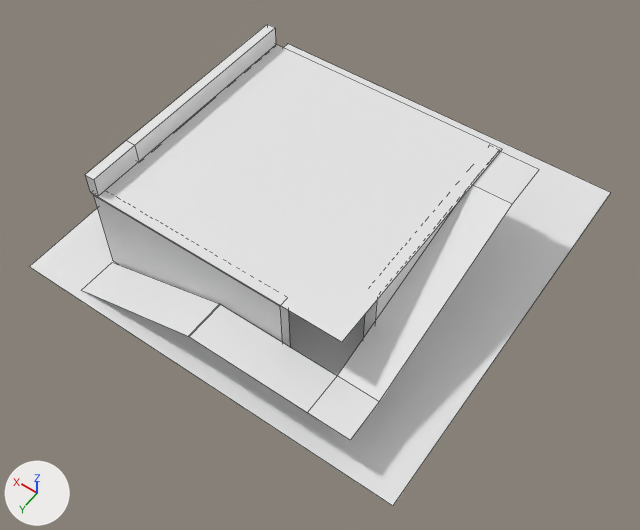
The Blender file src/entities/radio/radio.blend: old version first, new version second.
Rendered twice from a 50 mm camera at (-45.5, 45.5, 65.0) aimed at (-16.6, 5.0, 1.3). Every picture has the same lights, and +X, +Y and +Z are marked at lower left. The older version comes first. Mesh edges are drawn as thin lines.

Objects in the first picture: 'Cube-col', 'Cube.002-col', 'Cube.004-col', 'Cube.005-col', 'Plane-col'.
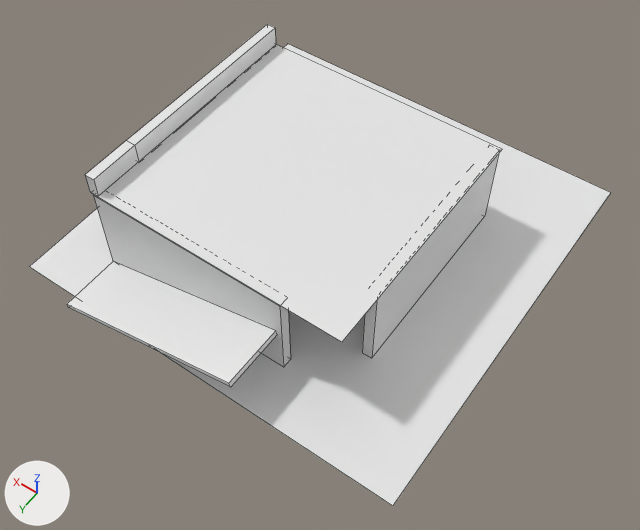
The newer file is also rescaled (x2.0), turned or shifted as a whole; pictures and numbers use the older file's frame.

The change, as a list of edits to the scene's bpy script:
```text
Change me_cube_005:
    used by ob_cube_005_col; location = (0.0, 0.0, 11.15); scale = (0.5, 0.5, 2.0)
    remove me_cube_005.from_pydata(...)  # 20 vertices, 12 faces; spans x -51.4..1.0, y -20.0..38.3, z -5.6..0.0
    add me_cube_005.from_pydata(...)  # 16 vertices, 11 faces; spans x -51.4..1.0, y -20.0..30.0, z -1.0..0.0
    me_cube_005 part 1: the loose piece of 4 vertices spanning x -27.1..-0.1, y 30.3..38.3, z -5.6..-3.4 is deleted
Add me_cube_006:
    me_cube_006.from_pydata(...)  # a box spanning x -1.0..1.0, y -1.0..1.0, z -1.0..1.0
Remove ob_plane_col:
    ob_plane_col = bpy.data.objects.new('Plane-col', me_plane)
    ob_plane_col.location = (-19.49, 17.18, 4.3)
    ob_plane_col.scale = (6.0, 2.0, 2.0)
Add ob_ramp_col:
    ob_ramp_col = bpy.data.objects.new('ramp-col', me_cube_006)
    ob_ramp_col.location = (-9.74, 18.0, 2.28)
    ob_ramp_col.rotation_euler = (0.0, 0.262, 0.0)  # degrees (0, 15, 0)
    ob_ramp_col.scale = (10.0, 3.0, 0.25)
```

What differs and where, as boxes (x1, y1, x2, y2) in the pictures (640 x 530 px):
'Cube.005-col', reshaped
    before: (82, 24, 502, 342)
    after: (85, 24, 502, 342)
'Plane-col', deleted
    before: (188, 152, 539, 440)
'ramp-col', added
    after: (67, 262, 277, 387)
part 1 of me_cube_005, deleted
    before: (82, 262, 219, 336)
'Cube.002-col', unchanged, uncovered by the edit
    before: (363, 204, 457, 338)
    after: (362, 154, 499, 358)
